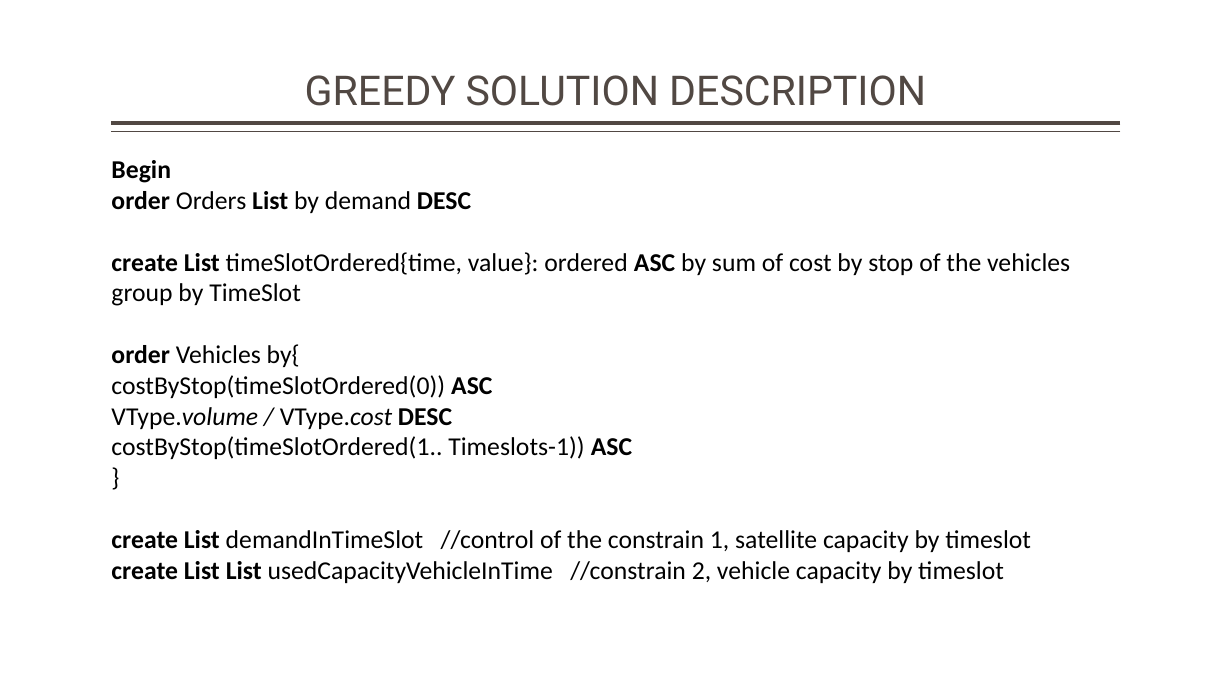
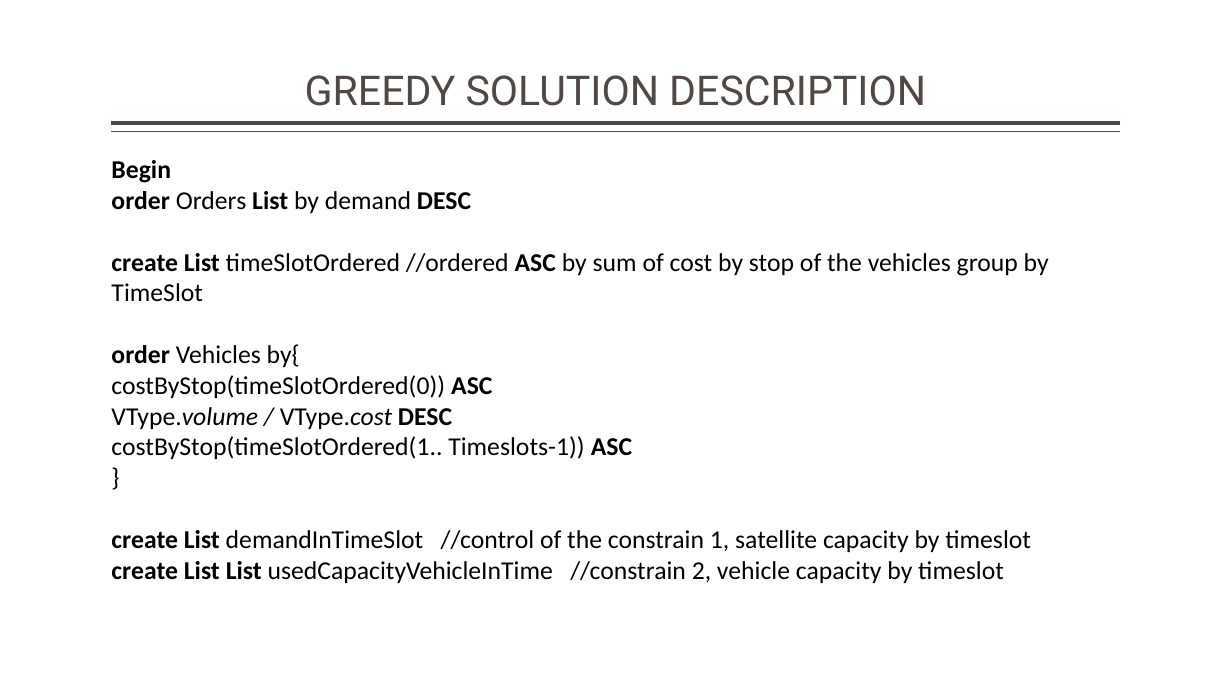
Before and after one commit to averanes/BinPackingProblem, a slide deck: slide 7 of bpdmo_greedy.pptx. Drawn at 1232x693 pixels with LibreOffice and Linux fonts; fonts in the diff are those of the drawing. Boxes give left, top, right and bottom in pixels: in the first picture for what was removed or moved away, otherwise in the second. Text is boxed around its words. In the diff, an @@ line names an element or a change of style, - is before the commit and + after.

```diff
--- a/bpdmo_greedy.pptx
+++ b/bpdmo_greedy.pptx
@@ text at bbox=[111, 253, 1049, 301]: text changed @@
-create List timeSlotOrdered{time, value}: ordered ASC by sum of cost by stop of the vehicles group by TimeSlot
+create List timeSlotOrdered //ordered ASC by sum of cost by stop of the vehicles group by TimeSlot
```
Also in this commit, not shown: 2 other slides changed, 1 other file.
